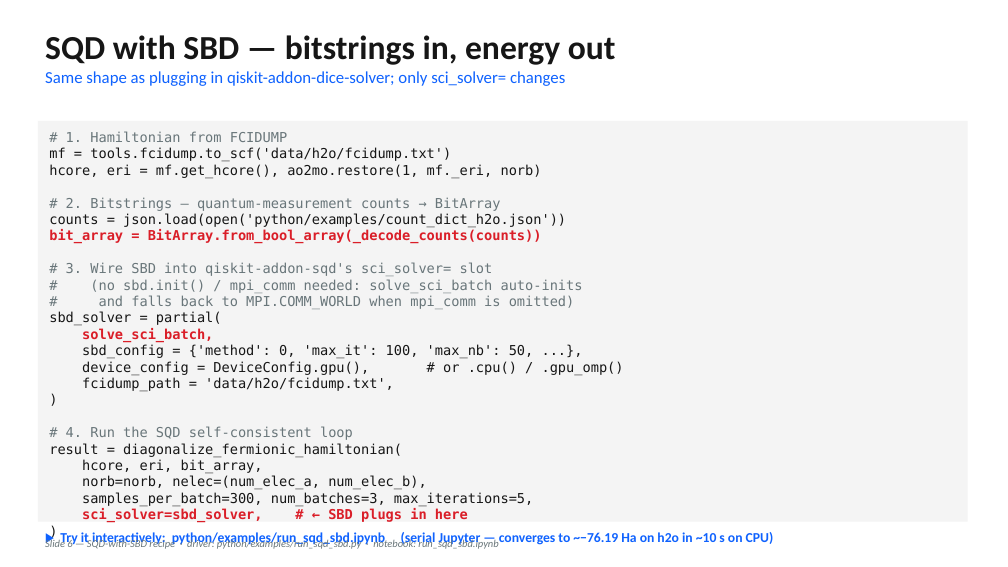
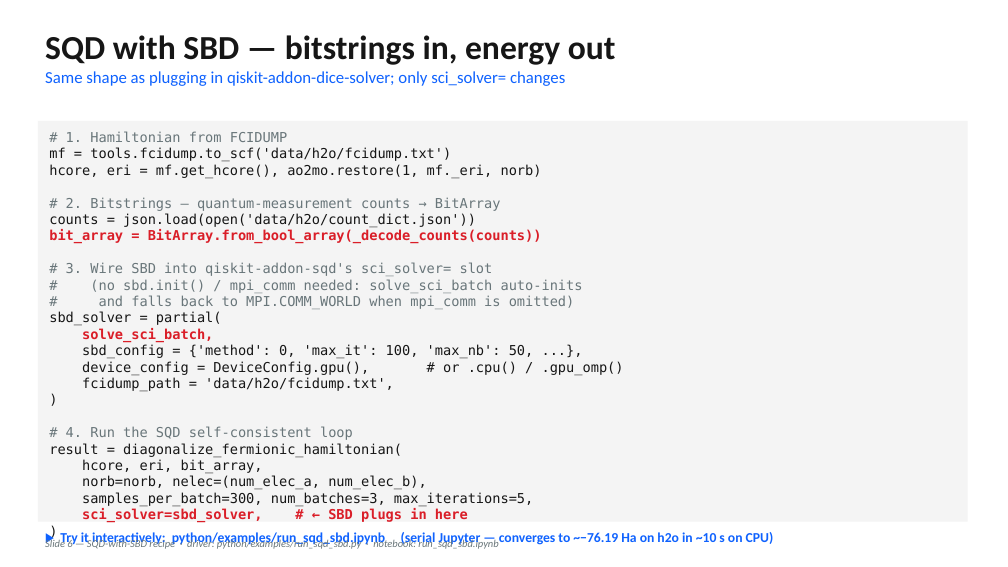
Before and after one commit to hfwen0502/sbd, a slide deck: slide 6 of .github/SBD_PYTHON_DECK.pptx. Drawn at 1008x567 pixels with LibreOffice and Linux fonts; fonts in the diff are those of the drawing. Boxes give left, top, right and bottom in pixels: in the first picture for what was removed or moved away, otherwise in the second. Text is boxed around its words. In the diff, an @@ line names an element or a change of style, - is before the commit and + after.

```diff
--- a/.github/SBD_PYTHON_DECK.pptx
+++ b/.github/SBD_PYTHON_DECK.pptx
@@ text at [49, 213, 476, 228]: text changed @@
-counts = json.load(open('python/examples/count_dict_h2o.json'))
+counts = json.load(open('data/h2o/count_dict.json'))
```
Also in this commit, not shown: 7 other files.
